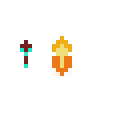
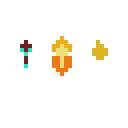
Revision of a layered 128 x 128 image; what changed, layer by layer:
painted on "Calque 1" over (x1=92, y1=40, x2=108, y2=60)
